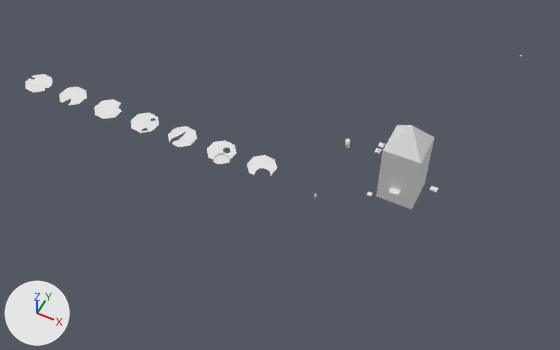
One commit to the Blender file blender_models/Stone Terrace City.blend: the scene before it, then after it.
Before and after are seen from a 50 mm camera at (186.0, -795.0, 900.0) aimed at (-196.0, -32.0, -53.0). Arrows for +X, +Y and +Z are at lower left; the lights stay in place. The picture after the commit comes second.

The older version as bpy lines, for what is in view:
```python
ob_bbb_floor = bpy.data.objects.new('bbb_floor', me_plane_026)
ob_bbb_floor.parent = ob_area_1
ob_bbb_floor.location = (0.0, 0.0, 0.0)
ob_plane_002 = bpy.data.objects.new('Plane.002', me_plane_002)
ob_plane_002.parent = ob_area_1
ob_plane_002.location = (0.0, 0.0, 0.0)
ob_plane_003 = bpy.data.objects.new('Plane.003', me_plane_012)
ob_plane_003.parent = ob_area_1
ob_plane_003.location = (0.0, 0.0, 0.0)
ob_plane_004 = bpy.data.objects.new('Plane.004', me_plane_004)
ob_plane_004.parent = ob_area_1
ob_plane_004.location = (0.0, 0.0, 0.0)
ob_plane_011 = bpy.data.objects.new('Plane.011', me_plane_011)
ob_plane_011.parent = ob_area_3
ob_plane_011.location = (0.0, 0.0, 0.0)
ob_plane_019 = bpy.data.objects.new('Plane.019', me_plane_005)
ob_plane_019.location = (-193.0, -99.0, 34.0)
ob_plane_019.rotation_euler = (1.571, 0.0, 0.0)  # degrees (90, 0, 0)
ob_z_bgtowers = bpy.data.objects.new('z_bgtowers', me_plane_010)
ob_z_bgtowers.parent = ob_area_1
ob_z_bgtowers.location = (0.0, 0.0, 0.0)
# also in view: 'Plane.023' at (-473.0, -99.0, 34.0); 'Plane.020' at (-263.0, -99.0, 32.0); 'Plane.025' at (-613.0, -99.0, 34.0); 'Plane.022' at (-403.0, -99.0, 34.0); 'Plane.021' at (-333.0, -99.0, 34.0)
```
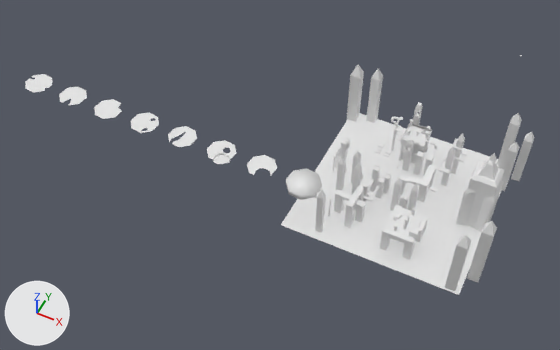
Changed parts and their boxes [x1, y1, x2, y2] in the pictures (560 x 350 px):
'Plane.002', shown
    after: [281, 113, 502, 295]
'Plane.003', shown
    after: [286, 103, 504, 260]
'z_bgtowers', shown
    after: [346, 65, 535, 291]
'Plane.011', hidden
    before: [376, 125, 434, 209]
'bbb_floor', shown
    after: [383, 193, 426, 243]
'Plane.004', shown
    after: [401, 123, 498, 174]

The change in detail:
Object 'Plane.002' (ob_plane_002) is now shown.
Object 'Plane.004' (ob_plane_004) is now shown.
Object 'Plane.011' (ob_plane_011) is now hidden.
Object 'z_bgtowers' (ob_z_bgtowers) is now shown.
Object 'Plane.003' (ob_plane_003) is now shown.
Object 'bbb_floor' (ob_bbb_floor) is now shown.
